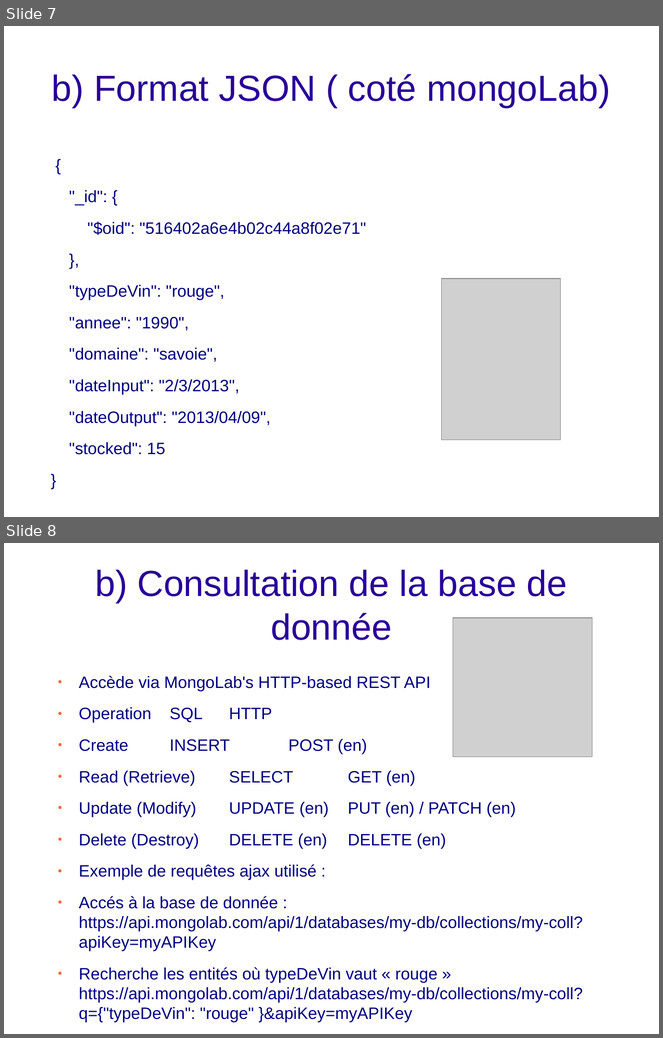
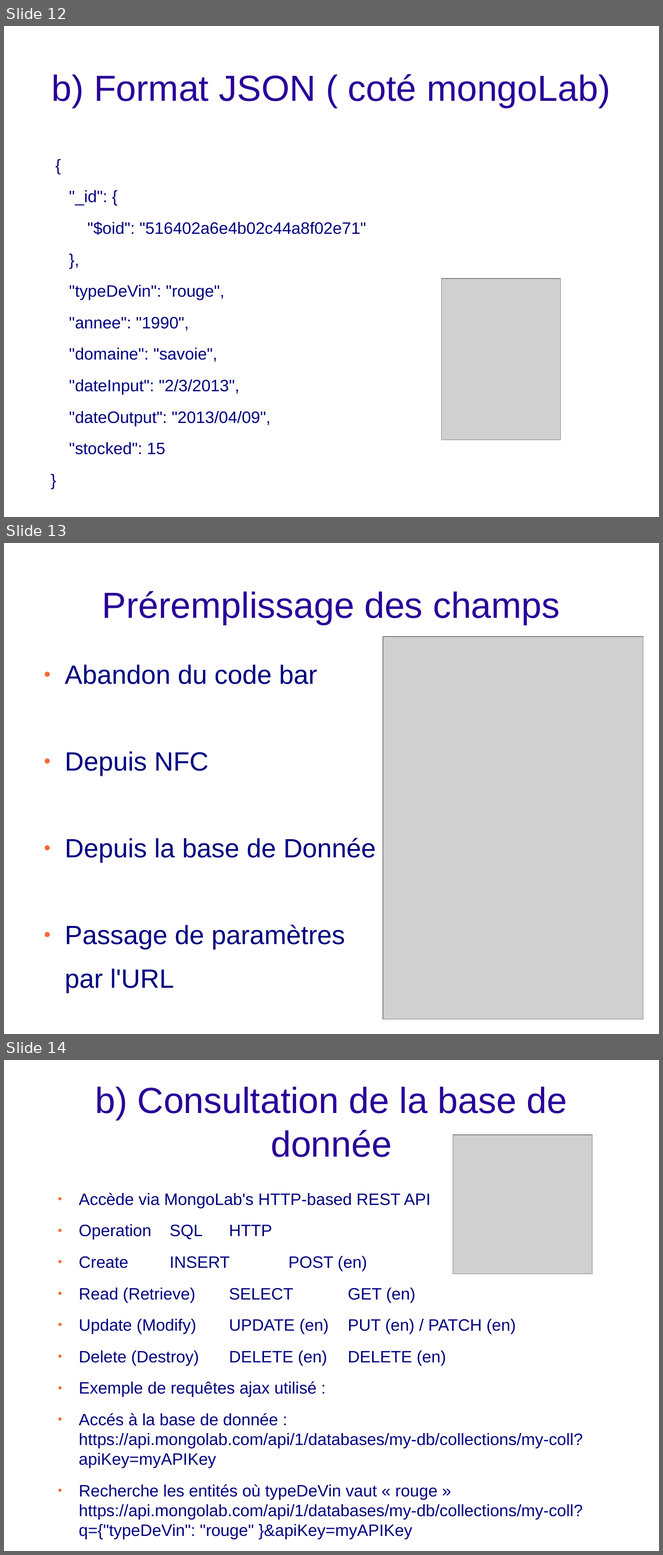
Before and after one commit to bigoud/e-cave, a slide deck: Presentation.odp. Shown one above the other, each under a label of ours: slides 7 and 8 before the commit, slides 12, 13 and 14 after it. The pictures are 663x1038 and 663x1555 pixels, drawn with LibreOffice and Linux fonts; fonts in the diff are those of the drawing; grey boxes stand for pictures; background and template pictures are left out. Boxes give left, top, right and bottom in pixels: in the first picture for what was removed or moved away, otherwise in the second. Text is boxed around its words. In the diff, an @@ line names an element or a change of style, - is before the commit and + after.

```diff
--- a/Presentation.odp
+++ b/Presentation.odp
@@ slide 13 added at box(4, 543, 659, 1034), background picture (left out) @@
@@ title added at box(102, 591, 560, 625), 44 pt, text #280099 @@
+Préremplissage des champs
@@ picture added at box(383, 637, 644, 1020) @@
@@ text added at box(65, 665, 376, 993), 32 pt, text #000080 @@
+● Abandon du code bar
+● Depuis NFC
+● Depuis la base de Donnée
+● Passage de paramètres
+par l'URL
@@ what was slide 7 is now slide 12 @@
@@ what was slide 8 is now slide 14 @@
```
Also in this commit, not shown: 7 other slides added.
